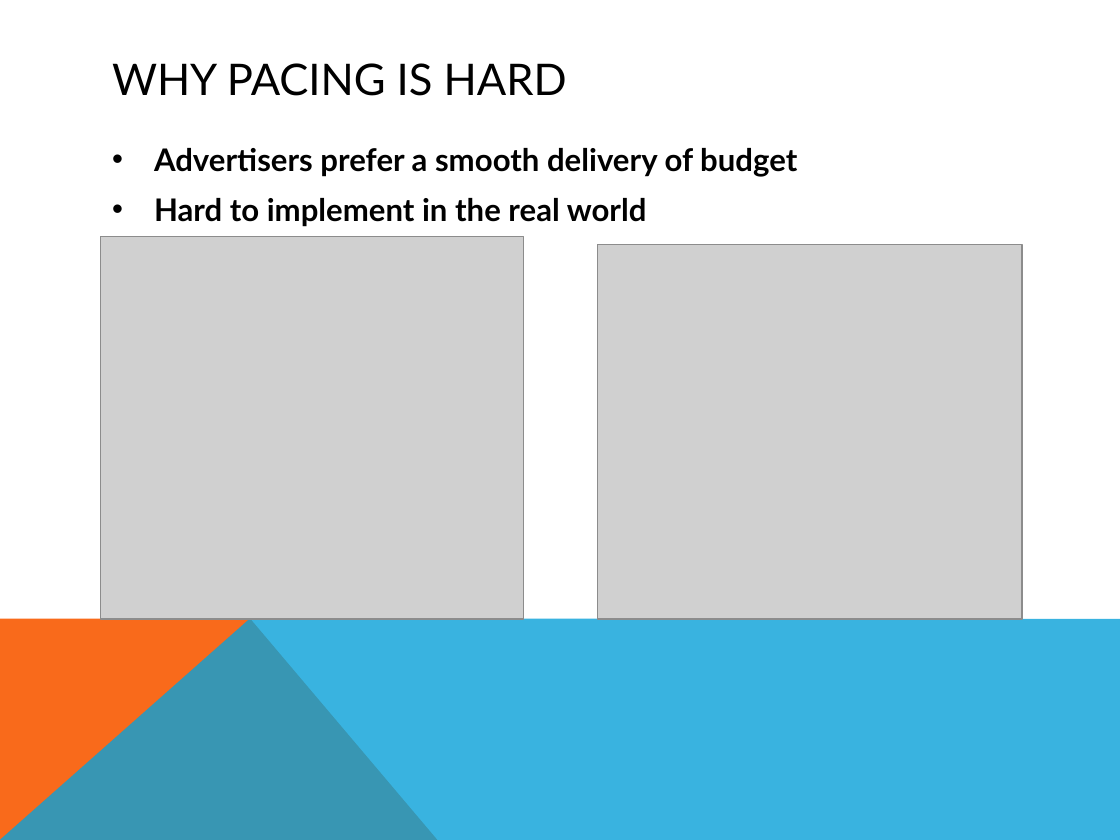
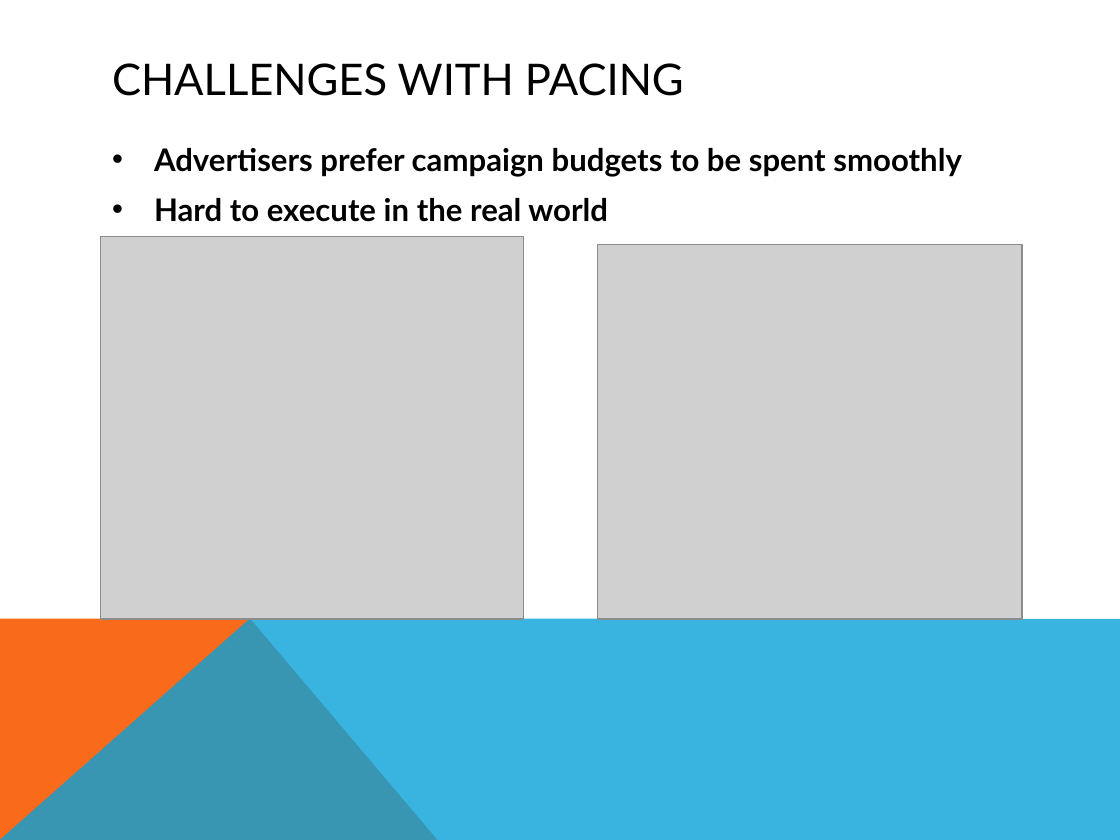
Before and after one commit to PragmaticLab/RTB_Budget_Pacing_Summarized, a slide deck: slide 5 of RTBPacingTechniques.pptx. Drawn at 1120x840 pixels with LibreOffice and Linux fonts; fonts in the diff are those of the drawing; grey boxes stand for pictures. Boxes give left, top, right and bottom in pixels: in the first picture for what was removed or moved away, otherwise in the second. Text is boxed around its words. In the diff, an @@ line names an element or a change of style, - is before the commit and + after.

```diff
--- a/RTBPacingTechniques.pptx
+++ b/RTBPacingTechniques.pptx
@@ title at (112, 63, 684, 96): text changed @@
-WHY PACING IS HARD
+CHALLENGES WITH PACING
@@ text at (154, 148, 962, 222): text changed @@
-• Advertisers prefer a smooth delivery of budget
-• Hard to implement in the real world
+• Advertisers prefer campaign budgets to be spent smoothly
+• Hard to execute in the real world
```
Also in this commit, not shown: 13 other slides changed, 1 slide added, 1 slide removed, 1 other file.
